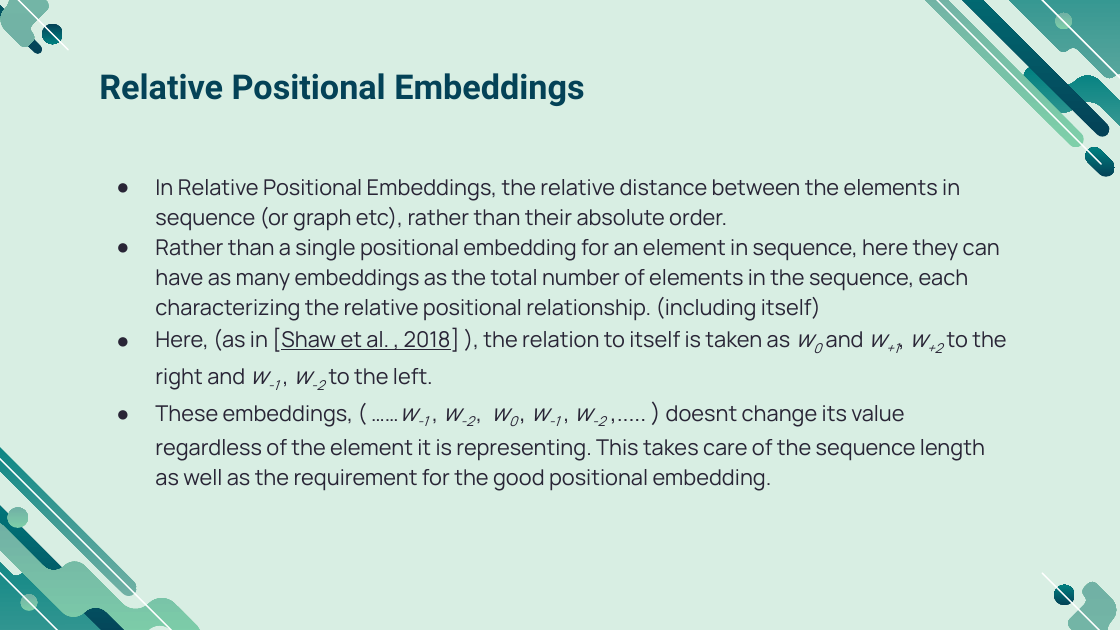
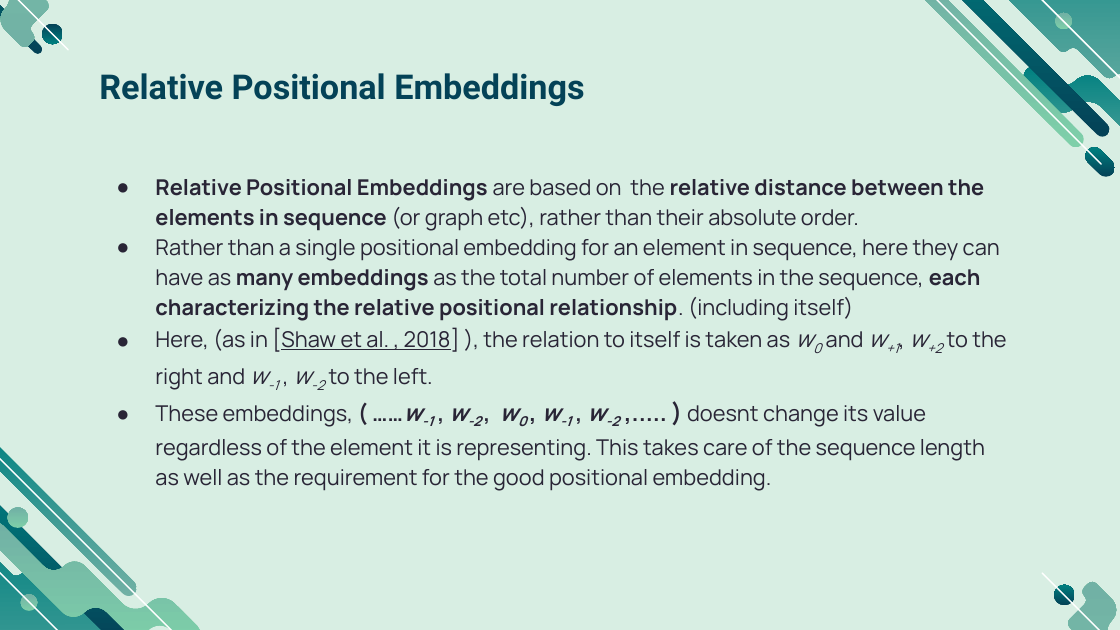
Before and after one commit to smlab-niser/23cs461, a slide deck: slide 15 of assignment/adhil/CS461_notes_positional_encoding.pptx. Drawn at 1120x630 pixels with LibreOffice and Linux fonts; fonts in the diff are those of the drawing. Boxes give left, top, right and bottom in pixels: in the first picture for what was removed or moved away, otherwise in the second. Text is boxed around its words. In the diff, an @@ line names an element or a change of style, - is before the commit and + after.

```diff
--- a/assignment/adhil/CS461_notes_positional_encoding.pptx
+++ b/assignment/adhil/CS461_notes_positional_encoding.pptx
@@ subtitle at (155,179,984,231): text changed; bold on @@
-● In Relative Positional Embeddings, the relative distance between the elements in sequence (or graph etc), rather than their absolute order.
+● Relative Positional Embeddings are based on the relative distance between the elements in sequence (or graph etc), rather than their absolute order.
@@ subtitle at (155,239,1000,491): bold on in "many embeddings each characterizing the relative positional ...", "( ……w-1 , w-2 , w0 , ..." @@
```
Also in this commit, not shown: 10 other slides changed, 2 slides added, 3 other files.
